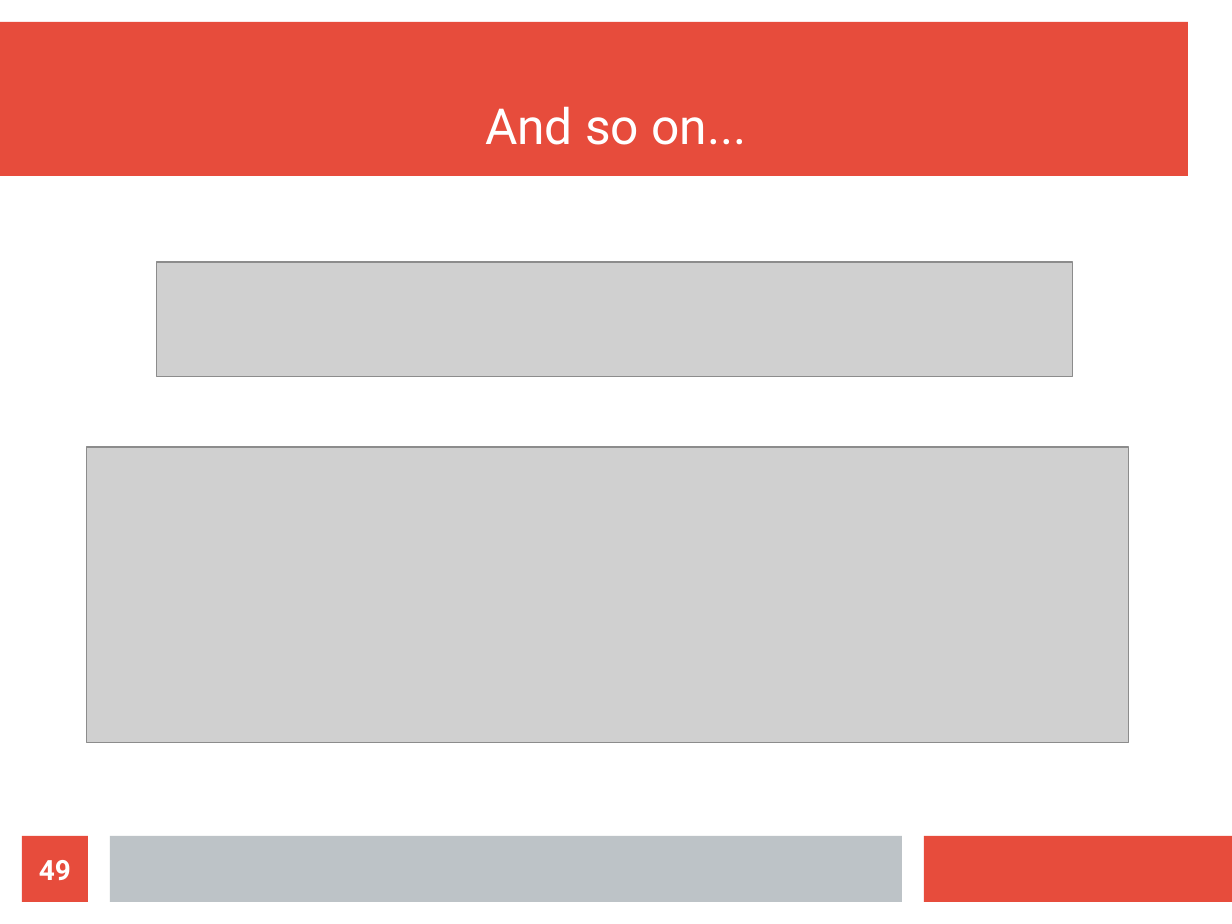
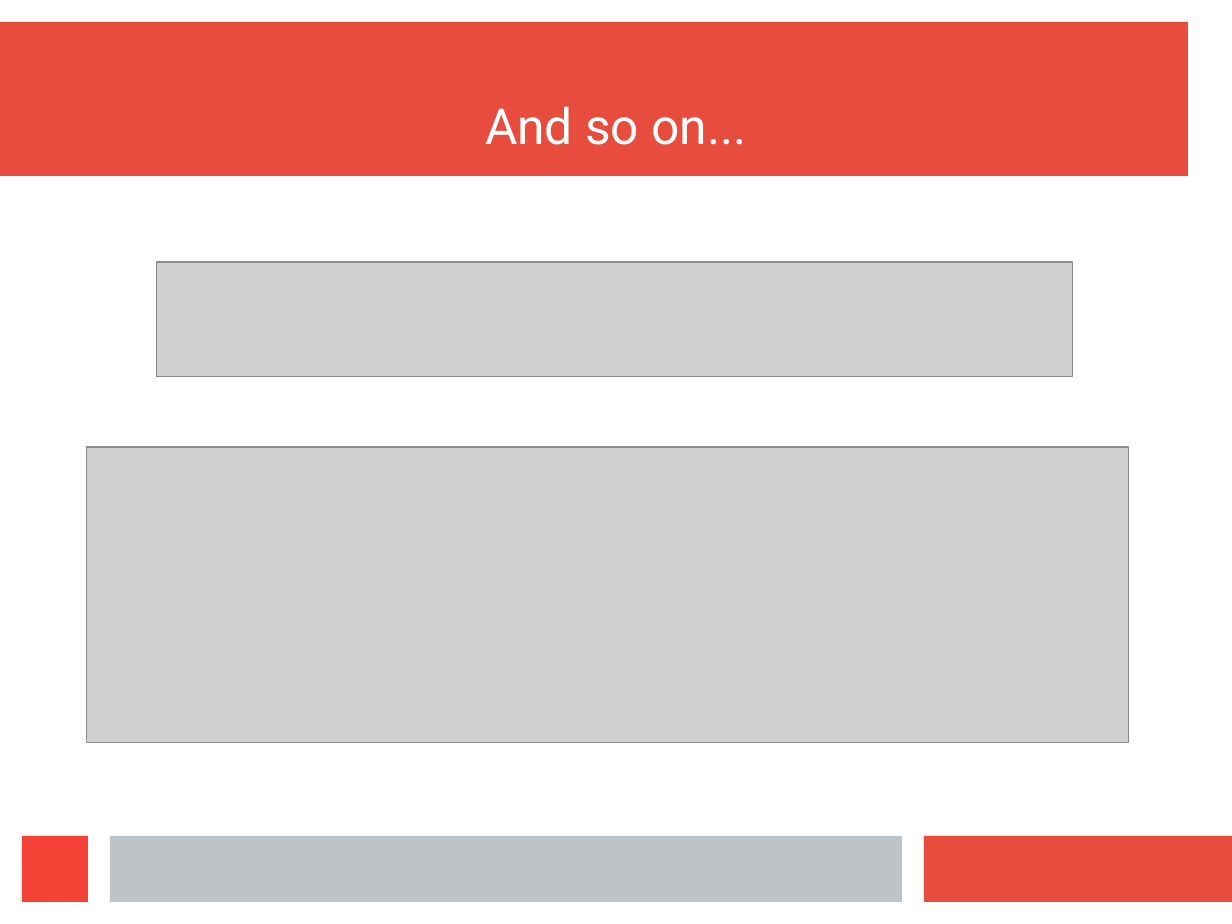
Before and after one commit to wilbowma/cur, a slide deck: slide 49 of hope-2016/slides.odp. Drawn at 1232x924 pixels with LibreOffice and Linux fonts; fonts in the diff are those of the drawing; grey boxes stand for pictures. Boxes give left, top, right and bottom in pixels: in the first picture for what was removed or moved away, otherwise in the second. Text is boxed around its words. In the diff, an @@ line names an element or a change of style, - is before the commit and + after.

```diff
--- a/hope-2016/slides.odp
+++ b/hope-2016/slides.odp
@@ page number removed at (x1=22, y1=836, x2=88, y2=902) @@
-49
@@ rectangle added at (x1=22, y1=836, x2=88, y2=902), fill #F44336 @@
```
Also in this commit, not shown: 48 other slides changed.
